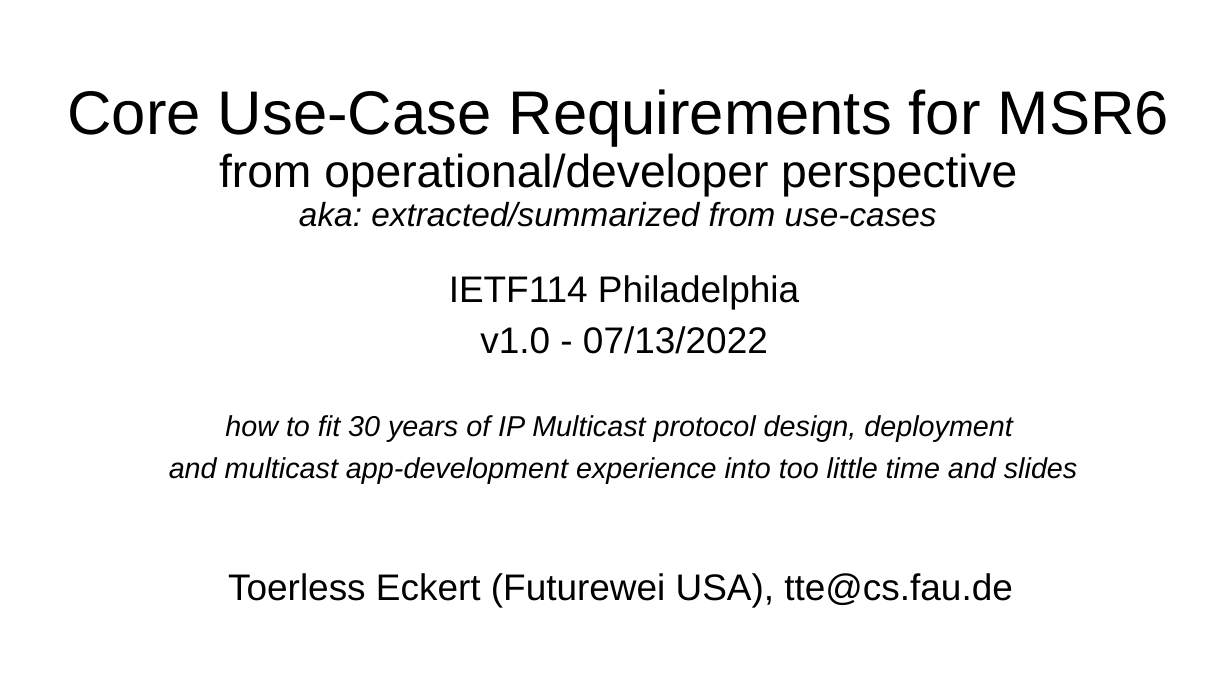
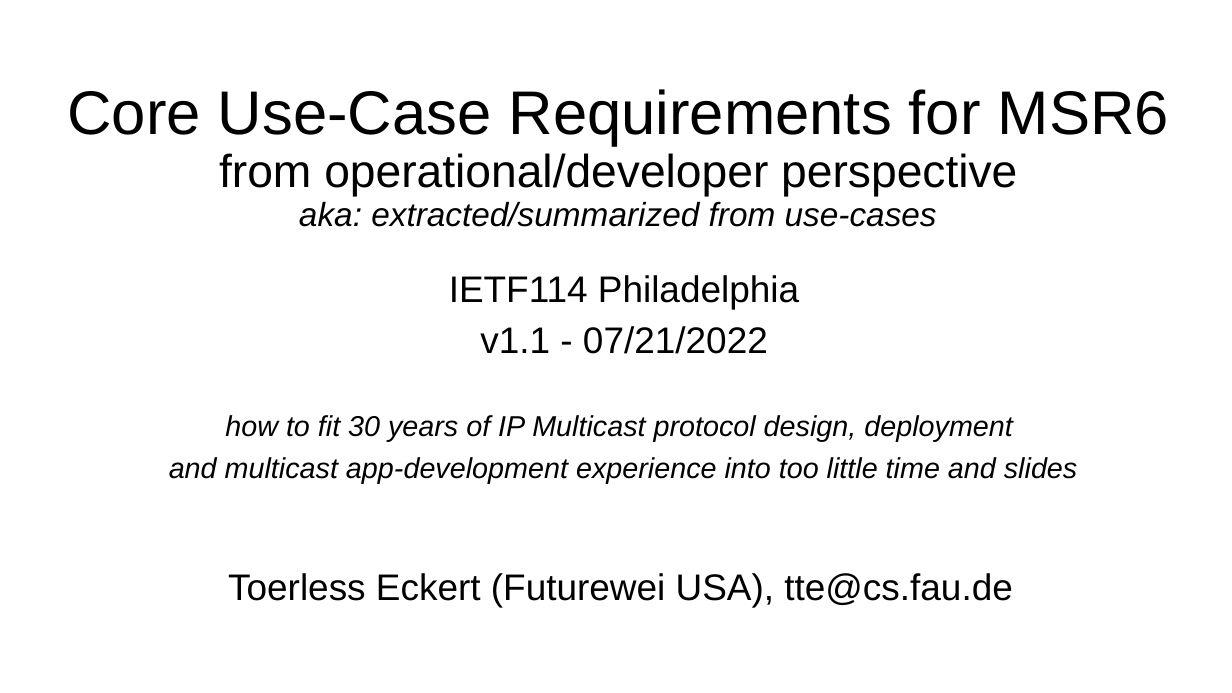
Before and after one commit to MSR6-community/presentations, a slide deck: slide 1 of msr6-bof-eckert-core-requirements.pptx. Drawn at 1232x693 pixels with LibreOffice and Linux fonts; fonts in the diff are those of the drawing. Boxes give left, top, right and bottom in pixels: in the first picture for what was removed or moved away, otherwise in the second. Text is boxed around its words. In the diff, an @@ line names an element or a change of style, - is before the commit and + after.

Commit message:
Add files via upload
v1.1 - added architecture summary requirements slides, improved text

```diff
--- a/msr6-bof-eckert-core-requirements.pptx
+++ b/msr6-bof-eckert-core-requirements.pptx
@@ subtitle at (480,326,768,354): text changed @@
-v1.0 - 07/13/2022
+v1.1 - 07/21/2022
```
Also in this commit, not shown: 1 other file.
